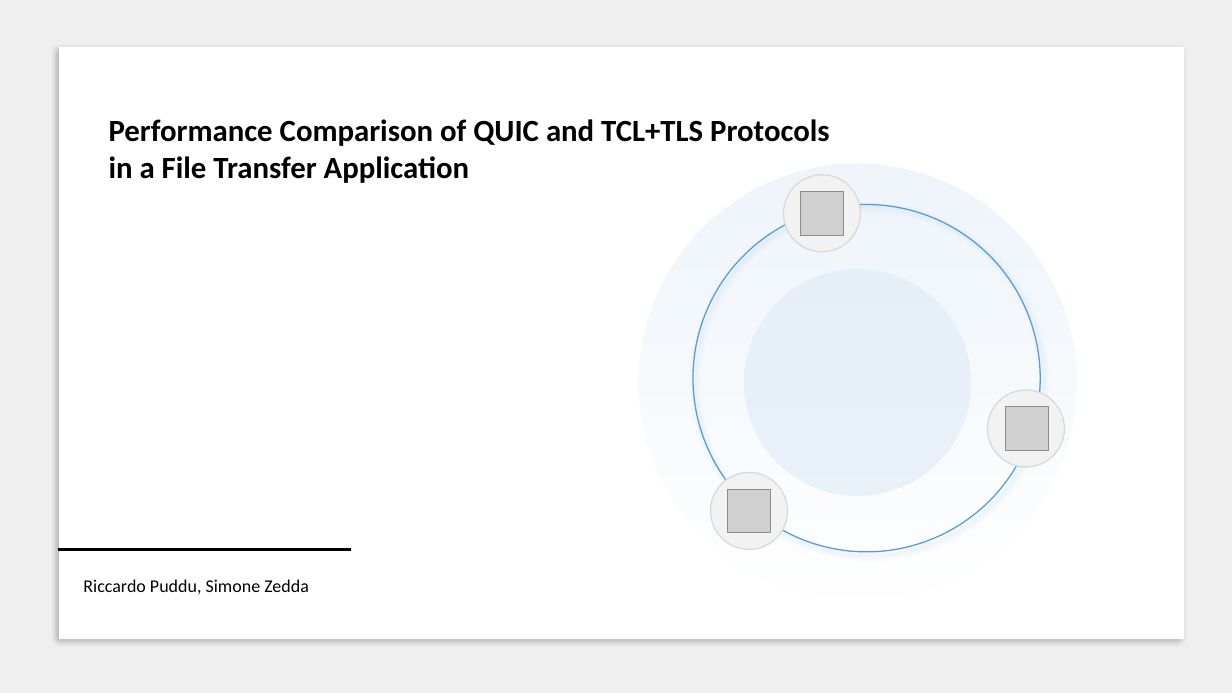
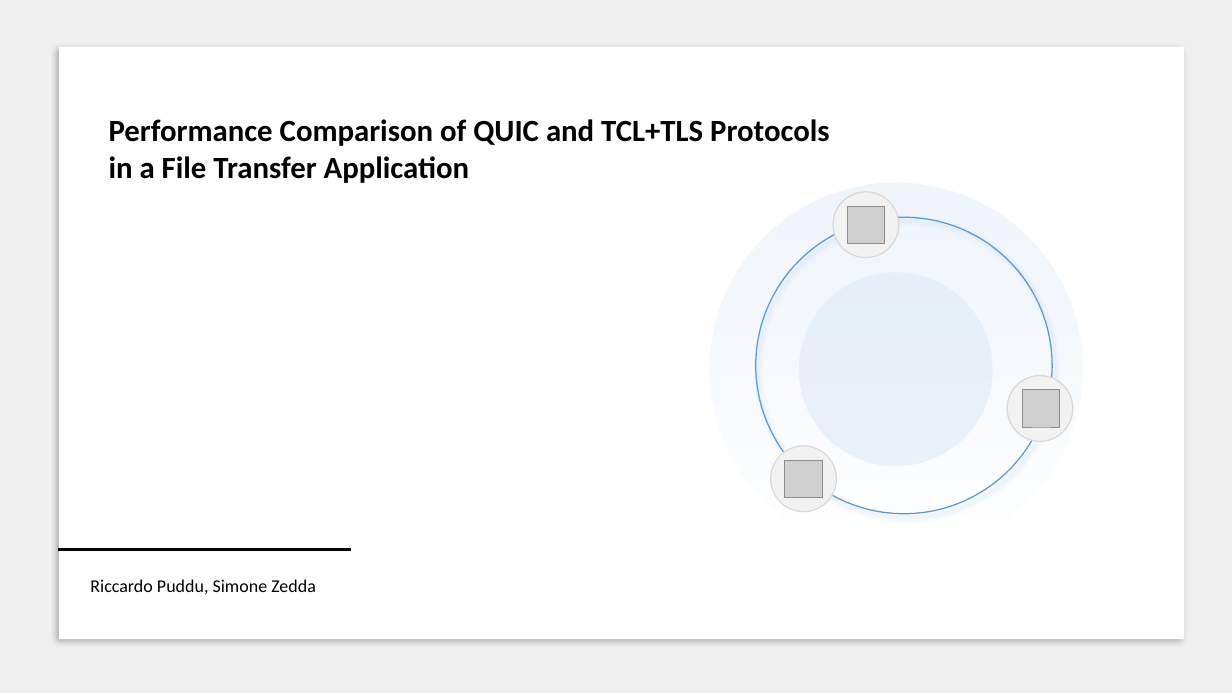
Before and after one commit to RicPu/NetworkSecurityProject, a slide deck: slide 1 of presentation/Presentation.pptx. Drawn at 1232x693 pixels with LibreOffice and Linux fonts; fonts in the diff are those of the drawing; grey boxes stand for pictures. Boxes give left, top, right and bottom in pixels: in the first picture for what was removed or moved away, otherwise in the second. Text is boxed around its words. In the diff, an @@ line names an element or a change of style, - is before the commit and + after.

```diff
--- a/presentation/Presentation.pptx
+++ b/presentation/Presentation.pptx
@@ ellipse: place and size @@
-ellipse at <box>640,164,1077,601</box>
+ellipse at <box>710,183,1083,556</box>
@@ arc (boxed as its full ellipse) at <box>730,203,1063,535</box>: rotation 348 to 235 degrees @@
@@ arc (boxed as its full ellipse): place and size @@
-arc (boxed as its full ellipse) at <box>667,192,1049,574</box>
+arc (boxed as its full ellipse) at <box>733,206,1058,532</box>
@@ ellipse: place and size @@
-ellipse at <box>784,175,860,251</box>
+ellipse at <box>834,192,899,258</box>
@@ picture: place and size @@
-picture at <box>800,191,844,235</box>
+picture at <box>848,206,884,243</box>
@@ arc (boxed as its full ellipse) at <box>755,227,1038,510</box>: rotation 235 to 348 degrees @@
@@ ellipse: place and size @@
-ellipse at <box>693,204,1041,552</box>
+ellipse at <box>756,217,1053,514</box>
@@ ellipse: place and size @@
-ellipse at <box>744,269,971,496</box>
+ellipse at <box>799,273,993,467</box>
@@ ellipse: place and size @@
-ellipse at <box>988,390,1065,467</box>
+ellipse at <box>1007,375,1073,441</box>
@@ picture: place and size @@
-picture at <box>1006,407,1049,450</box>
+picture at <box>1022,390,1059,427</box>
@@ ellipse: place and size @@
-ellipse at <box>711,472,787,549</box>
+ellipse at <box>771,446,836,512</box>
@@ picture: place and size @@
-picture at <box>727,489,771,532</box>
+picture at <box>786,460,823,497</box>
@@ text "Riccardo Puddu, Simone Zedda": place and size @@
-text "Riccardo Puddu, Simone Zedda" at <box>83,579,309,594</box>
+text "Riccardo Puddu, Simone Zedda" at <box>90,579,316,594</box>
```
Also in this commit, not shown: 2 other slides changed, 2 slides added, 1 slide removed.
